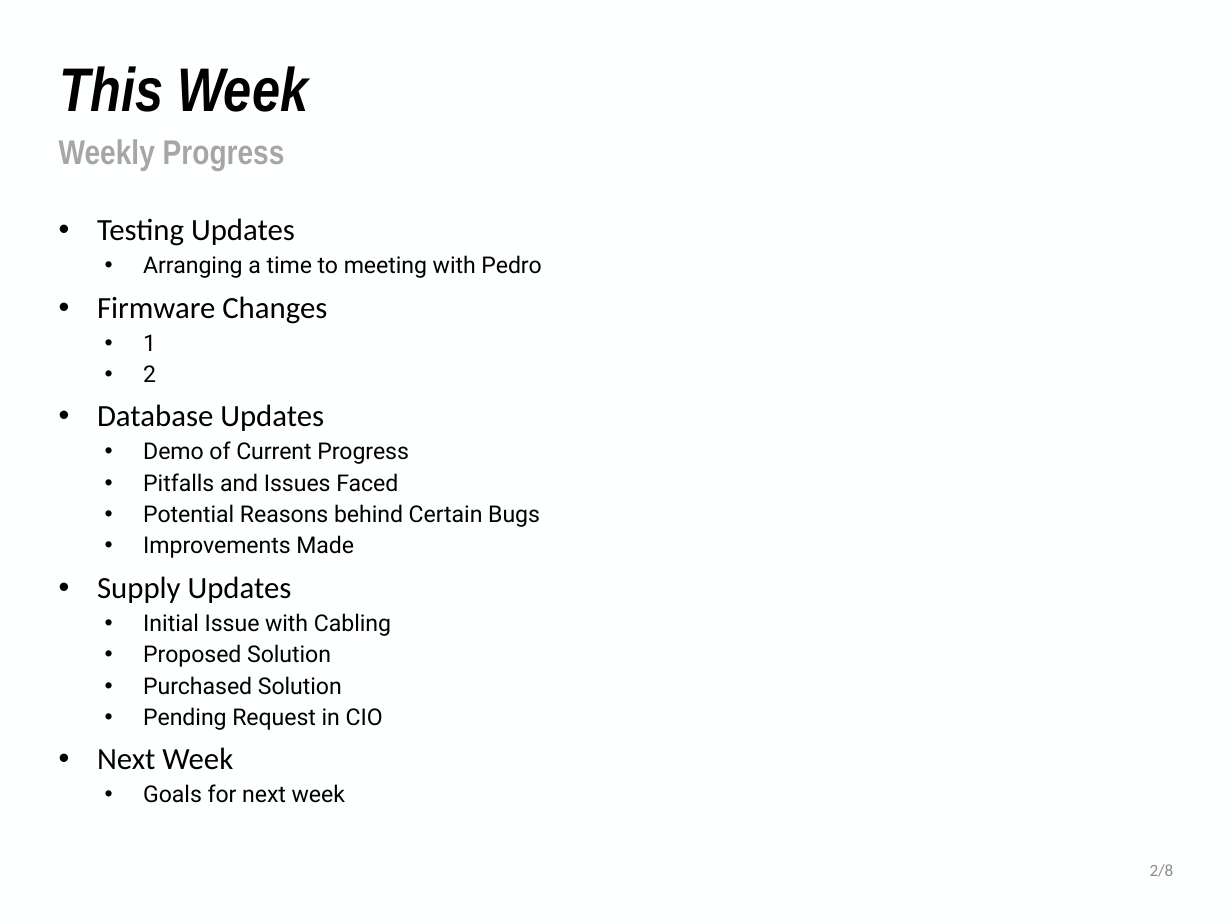
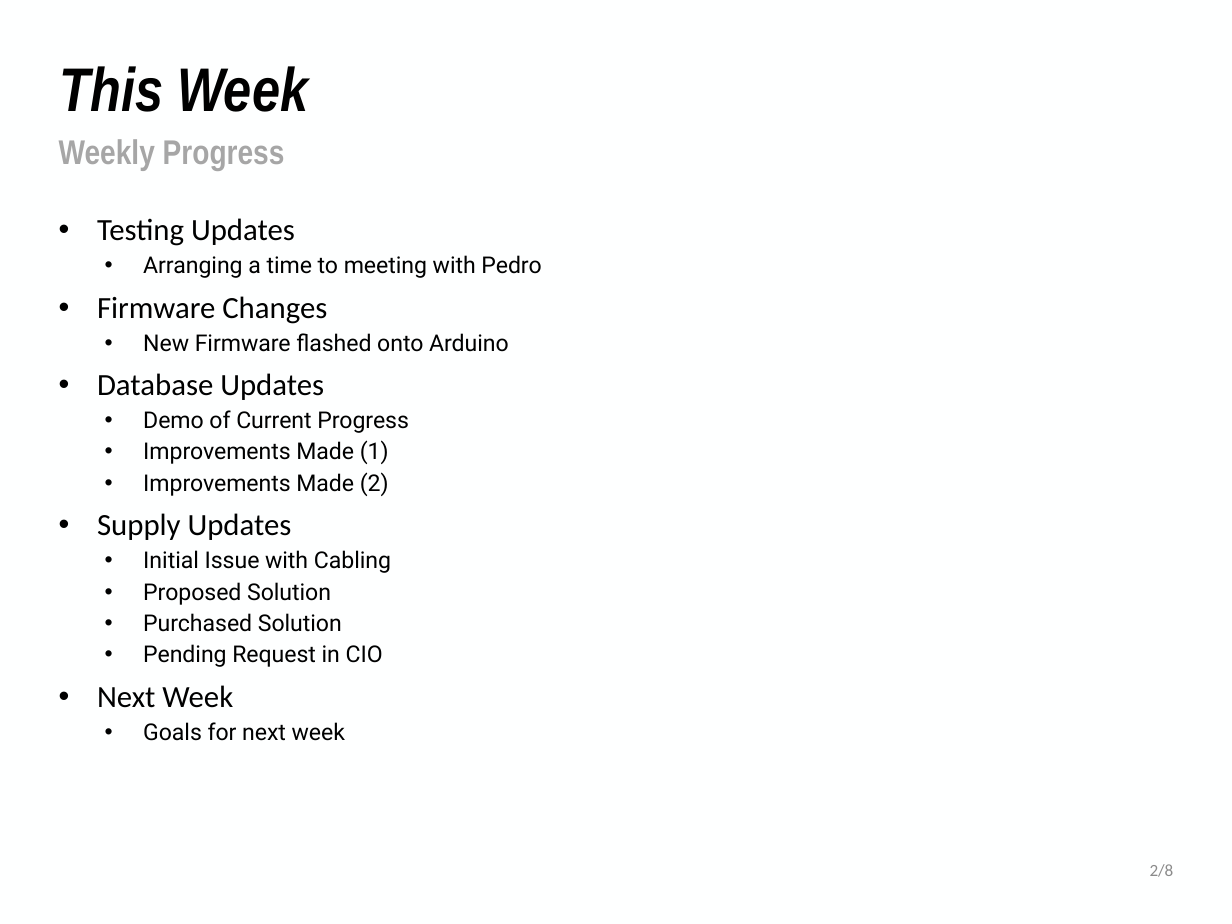
Before and after one commit to NHuang58/Biomedical_Device_PCB, a slide deck: slide 2 of Documentation/Slides/Weekly-Report-06-29-2026.pptx. Drawn at 1232x924 pixels with LibreOffice and Linux fonts; fonts in the diff are those of the drawing; background and template pictures are left out. Boxes give left, top, right and bottom in pixels: in the first picture for what was removed or moved away, otherwise in the second. Text is boxed around its words. In the diff, an @@ line names an element or a change of style, - is before the commit and + after.

```diff
--- a/Documentation/Slides/Weekly-Report-06-29-2026.pptx
+++ b/Documentation/Slides/Weekly-Report-06-29-2026.pptx
@@ text at box(143, 333, 509, 352): text changed @@
-  • 1
-  • 2
+  • New Firmware flashed onto Arduino
@@ text at box(143, 440, 389, 496): text changed @@
-  • Pitfalls and Issues Faced
-  • Potential Reasons behind Certain Bugs
-  • Improvements Made
+  • Improvements Made (1)
+  • Improvements Made (2)
```
Also in this commit, not shown: 3 other slides changed, 2 slides added, 2 other files.
